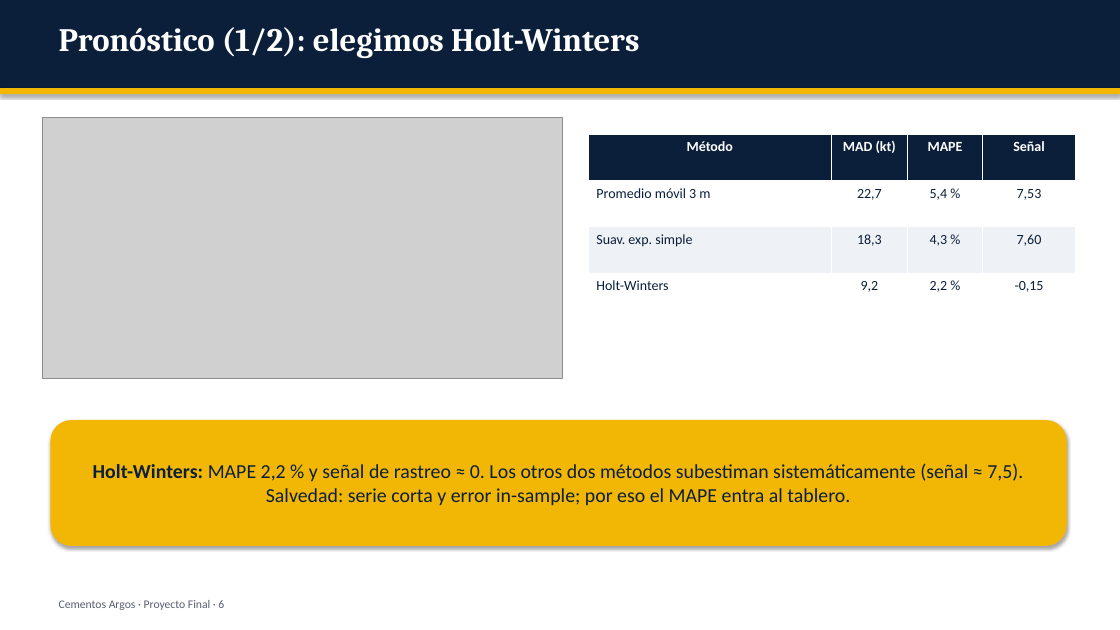
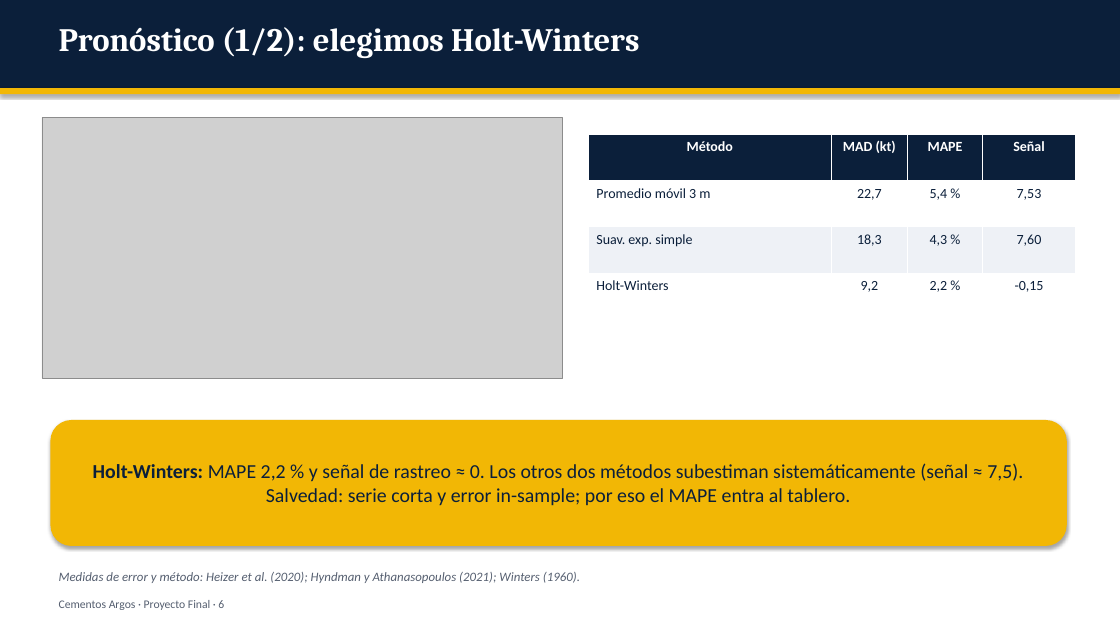
Before and after one commit to mauxysalcedo/mauxysalcedo.github.io, a slide deck: slide 6 of proyecto_final/Presentacion_Proyecto_Final_Argos.pptx. Drawn at 1120x630 pixels with LibreOffice and Linux fonts; fonts in the diff are those of the drawing; grey boxes stand for pictures. Boxes give left, top, right and bottom in pixels: in the first picture for what was removed or moved away, otherwise in the second. Text is boxed around its words. In the diff, an @@ line names an element or a change of style, - is before the commit and + after.

```diff
--- a/proyecto_final/Presentacion_Proyecto_Final_Argos.pptx
+++ b/proyecto_final/Presentacion_Proyecto_Final_Argos.pptx
@@ text added at (x1=59, y1=572, x2=580, y2=583), 11 pt, text #555F70, italic @@
+Medidas de error y método: Heizer et al. (2020); Hyndman y Athanasopoulos (2021); Winters (1960).
```
Also in this commit, not shown: 5 other slides changed, 1 slide added, 5 other files.
